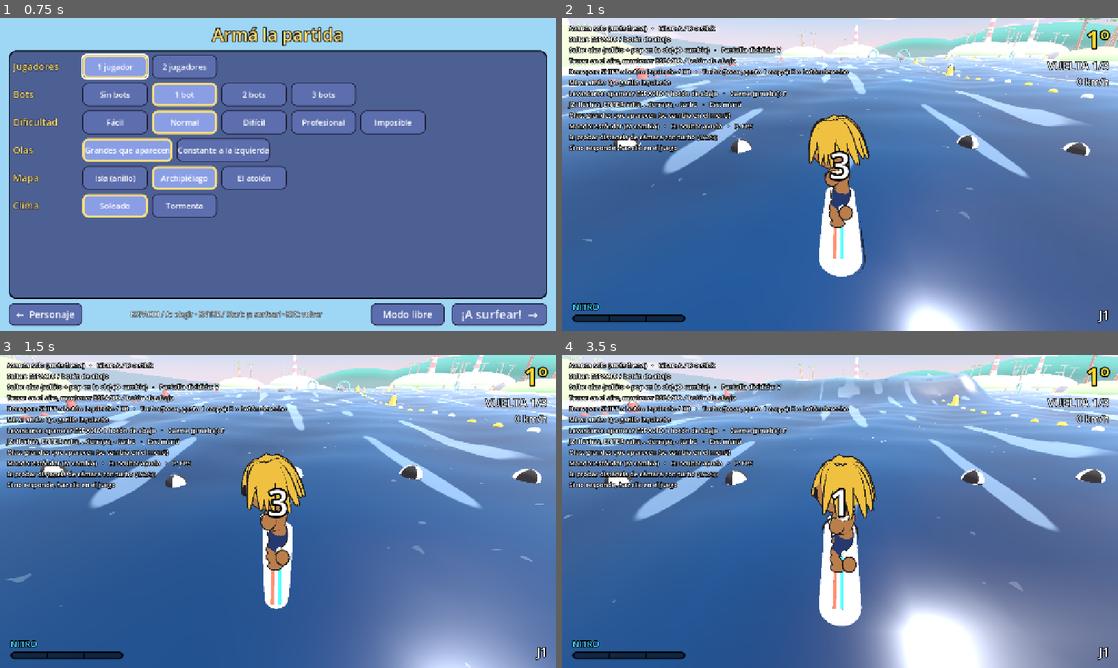
Above: before the commit, frames 1-4 (two rows, left to right).
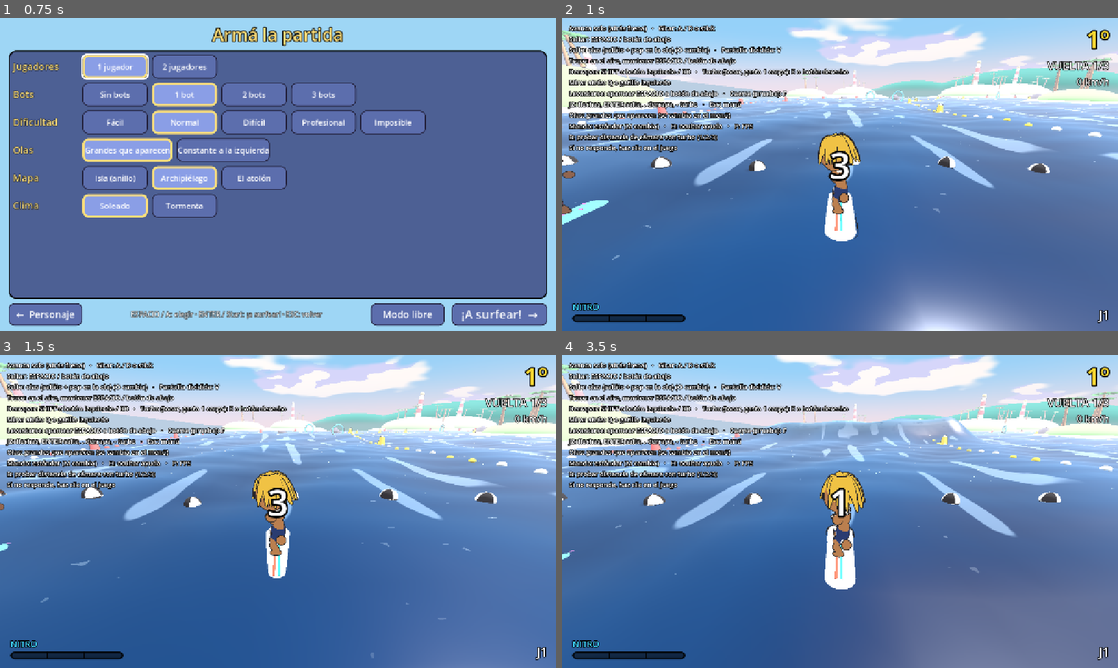
Above: after the commit, the same moments.

Repository: asimplesurfer/simplesurf
Game: Godot game, scene res://ui/menus/character_select.tscn
Same seed, same stepped clock (60 frames per second), same inputs: the game is played once before the commit and once after it. Sound files missing from this copy of the repository are replaced by a short silence.
Inputs (mouse positions are in pixels of both pictures, inside the frame that each line leads up to):
- Up to frame 1 (0.75 s): tap Enter (ui_accept) at 0.5 s; move the mouse to (400, 158) at 0.52 s; hold D (p1_right) from 0.53 s (still down); hold Space (p1_a) from 0.53 s (still down); click (400, 158) at 0.67 s
- Up to frame 2 (1 s): keep holding D (p1_right); keep holding Space (p1_a); tap Enter (ui_accept) at 0.77 s
- Up to frame 3 (1.5 s): release D (p1_right) at 1.25 s; release Space (p1_a) at 1.25 s; drag from (166, 527) to (250, 574) at 1.27 s
- Up to frame 4 (3.5 s): move the mouse to (895, 442) at 2.02 s; hold D (p1_right) 2.03-2.75 s; tap Shift (p1_drift) at 2.1 s; drag from (812, 574) to (673, 464) at 2.77 s

Frame 1 is identical in both runs. In frame 2, 41% of the frame differs, in the area x 0-100%, y 0-100%; in frame 3, 44%; in frame 4, 48%.

Commit message:
Cámara a 4,5 m quieto y 3 m andando
La distancia pasa suave de 4,5 m (quieto) a 3 m a partir de 5 m/s. Con turbo
sigue a 8,3 m; caído, a 3 m.

Co-Authored-By: Claude Opus 5.5 <noreply@anthropic.com>
Claude-Session: https://claude.ai/code/session_0158oNfJa2g5qsqyuATh8Mjh

Diff:
--- a/core/camera/chase_camera.gd
+++ b/core/camera/chase_camera.gd
@@ -3,7 +3,11 @@
 ## Cámara que sigue al Rider desde atrás. Una por jugador (player_index).
 
 @export var target_path: NodePath
+## Distancia andando. Quieto (o casi) va más lejos: STOPPED_DISTANCE.
 @export var distance: float = 3.0
+const STOPPED_DISTANCE := 4.5
+## Desde esta velocidad (m/s) ya va a la distancia de andar.
+const MOVING_SPEED := 5.0
 @export var height: float = 2.7
 @export var look_height: float = 1.0
 ## Cámara más cerca cuando está caído, para ver bien la animación.
@@ -130,7 +134,8 @@
 	# Con turbo se aleja hasta TURBO_BASE + el alejamiento elegido (8,3 m), sin
 	# importar cuán cerca vaya normalmente.
 	var turbo := maxf(TURBO_BASE + boost_pullback(), distance)
-	var dist := fallen_distance if fallen else lerpf(distance, turbo, _boost * _boost * (3.0 - 2.0 * _boost))
+	var normal := lerpf(STOPPED_DISTANCE, distance, smoothstep(0.0, MOVING_SPEED, target.speed))
+	var dist := fallen_distance if fallen else lerpf(normal, turbo, _boost * _boost * (3.0 - 2.0 * _boost))
 	var h := fallen_height if fallen else height
 	var base := target.global_position
 	base.y *= _follow_y
--- a/tests/suites/test_sandbox.gd
+++ b/tests/suites/test_sandbox.gd
@@ -148,13 +148,18 @@
 		var d := chase._desired_position() - r.global_position
 		return Vector2(d.x, d.z).length()
 	chase._boost = 0.0
-	_check(absf(flat_dist.call() - 3.0) < 0.01, "la cámara va a 3 m (%.2f m)" % flat_dist.call())
+	var speed_saved := r.speed
+	r.speed = 0.0
+	_check(absf(flat_dist.call() - 4.5) < 0.01, "quieto, la cámara va a 4,5 m (%.2f m)" % flat_dist.call())
+	r.speed = 8.0
+	_check(absf(flat_dist.call() - 3.0) < 0.01, "andando, la cámara va a 3 m (%.2f m)" % flat_dist.call())
 	chase._boost = 1.0
 	_check(
 		absf(flat_dist.call() - (ChaseCamera.TURBO_BASE + ChaseCamera.boost_pullback())) < 0.01,
 		"con turbo se aleja a la distancia de siempre (%.2f m)" % flat_dist.call()
 	)
 	chase._boost = 0.0
+	r.speed = speed_saved
 
 	# Reiniciar: la escena nueva entra antes de que se borre la vieja, y todo
 	# (surfista, olas, cámara) tiene que quedarse con el agua de la nueva.
